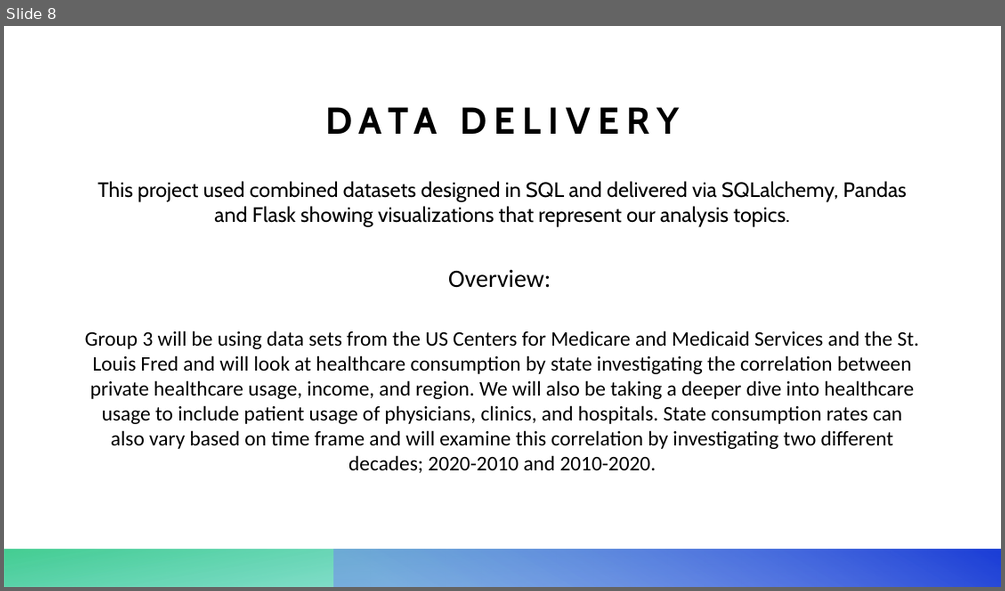
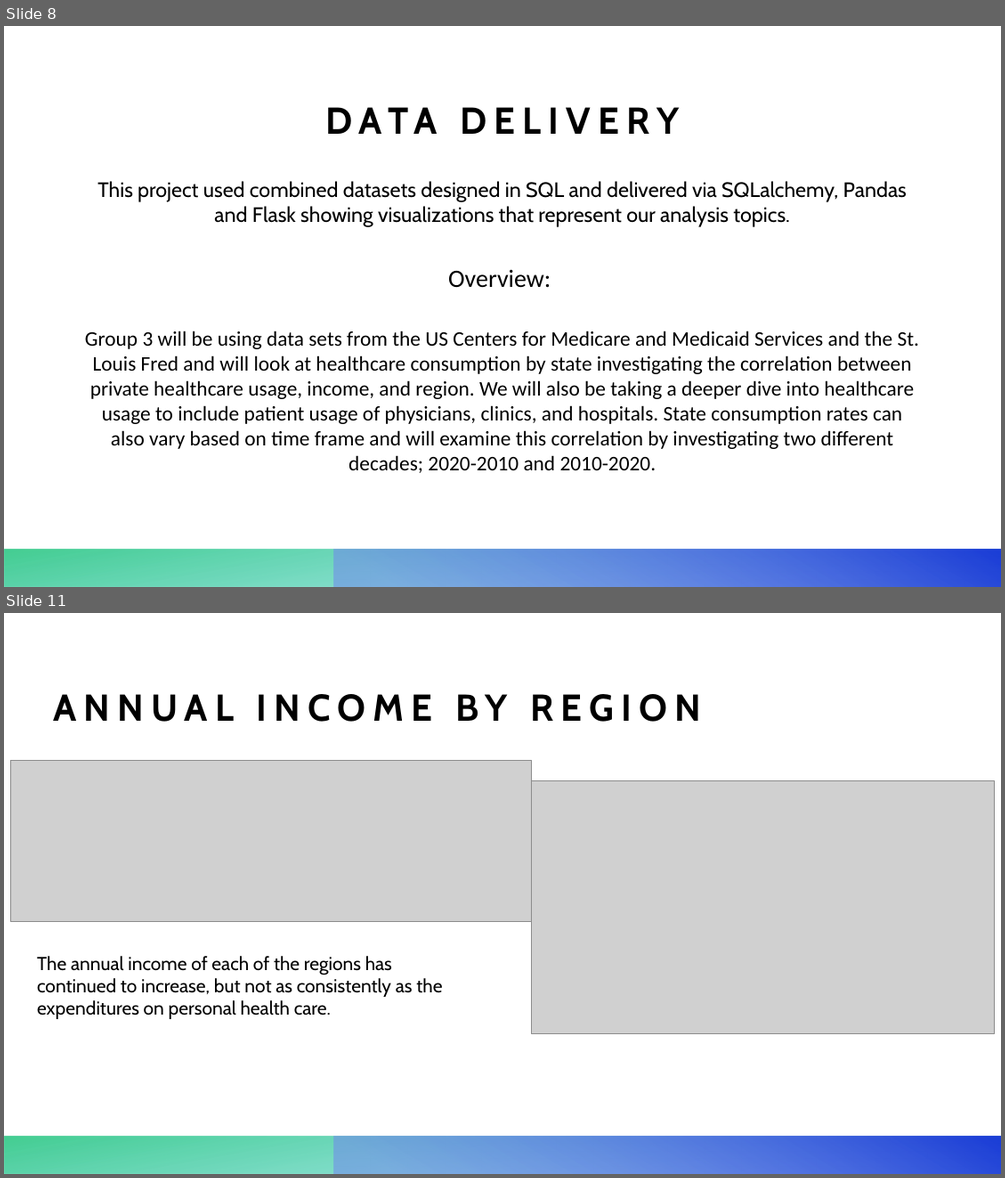
Before and after one commit to MyJineng/Healthcare-ETL, a slide deck: Background Information/Health_Expenditures.pptx. Shown one above the other, each under a label of ours: slide 8 before the commit, slides 8 and 11 after it; the slides between them are not shown. The pictures are 1005x591 and 1005x1178 pixels, drawn with LibreOffice and Linux fonts; fonts in the diff are those of the drawing; grey boxes stand for pictures. Boxes give left, top, right and bottom in pixels: in the first picture for what was removed or moved away, otherwise in the second. Text is boxed around its words. In the diff, an @@ line names an element or a change of style, - is before the commit and + after.

```diff
--- a/Background Information/Health_Expenditures.pptx
+++ b/Background Information/Health_Expenditures.pptx
@@ slide 11 added at [4,613,1001,1174], background #FFFFFF; not listed: 2 template elements that a slide beside it also shows @@
@@ title added at [53,694,701,722], 36 pt, text #000000, bold @@
+ANNUAL INCOME BY REGION
@@ picture added at [10,761,531,921] @@
@@ picture added at [531,781,995,1034] @@
@@ text added at [37,956,442,1019], 18 pt, text #000000 @@
+The annual income of each of the regions has continued to increase, but not as consistently as the expenditures on personal health care.
```
Also in this commit, not shown: 2 other slides added.
